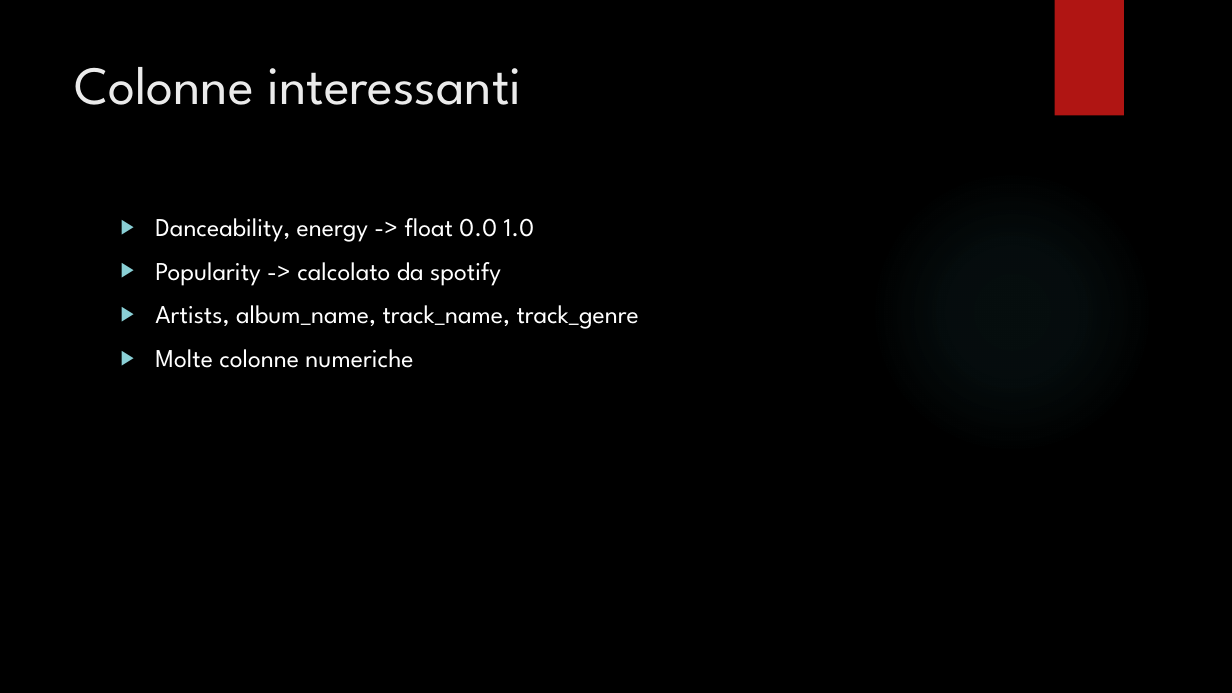
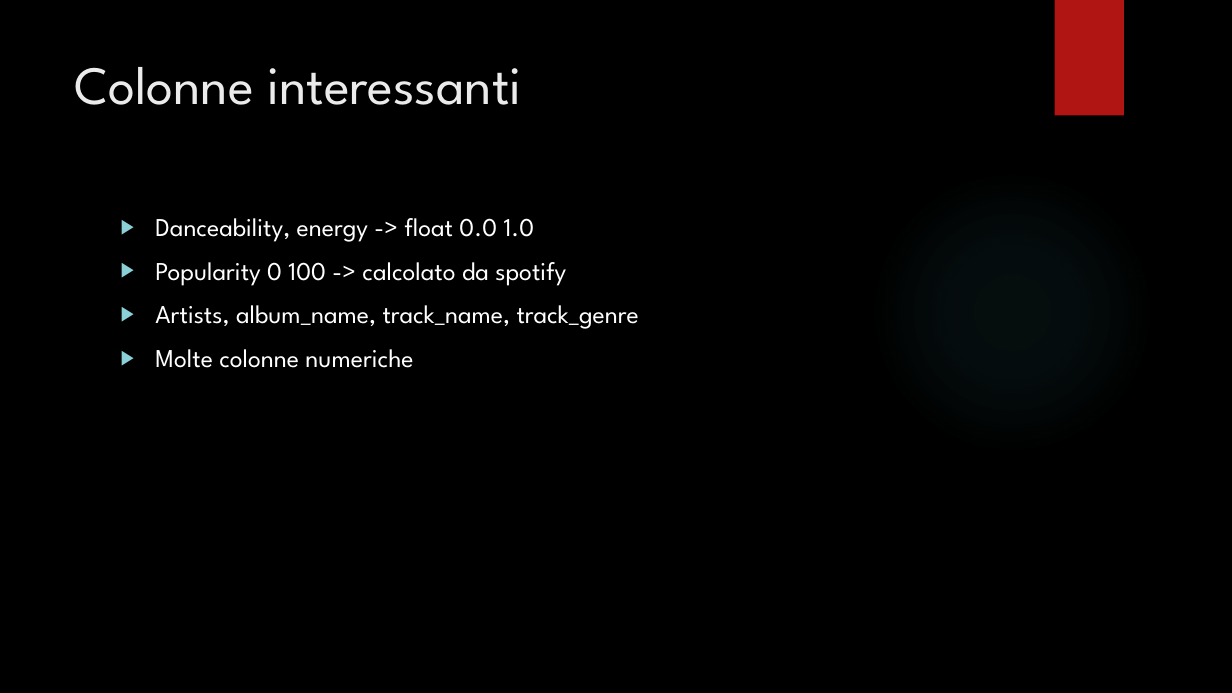
Before and after one commit to DennisDonofrio/DataScienceProgettoFinale, a slide deck: slide 3 of Spotify Tracks Dataset.pptx. Drawn at 1232x693 pixels with LibreOffice and Linux fonts; fonts in the diff are those of the drawing; background and template pictures are left out. Boxes give left, top, right and bottom in pixels: in the first picture for what was removed or moved away, otherwise in the second. Text is boxed around its words. In the diff, an @@ line names an element or a change of style, - is before the commit and + after.

```diff
--- a/Spotify Tracks Dataset.pptx
+++ b/Spotify Tracks Dataset.pptx
@@ text at bbox=[155, 262, 566, 286]: text changed @@
-▶ Popularity -> calcolato da spotify
+▶ Popularity 0 100 -> calcolato da spotify
```
Also in this commit, not shown: 1 other slide changed, 1 other file.
